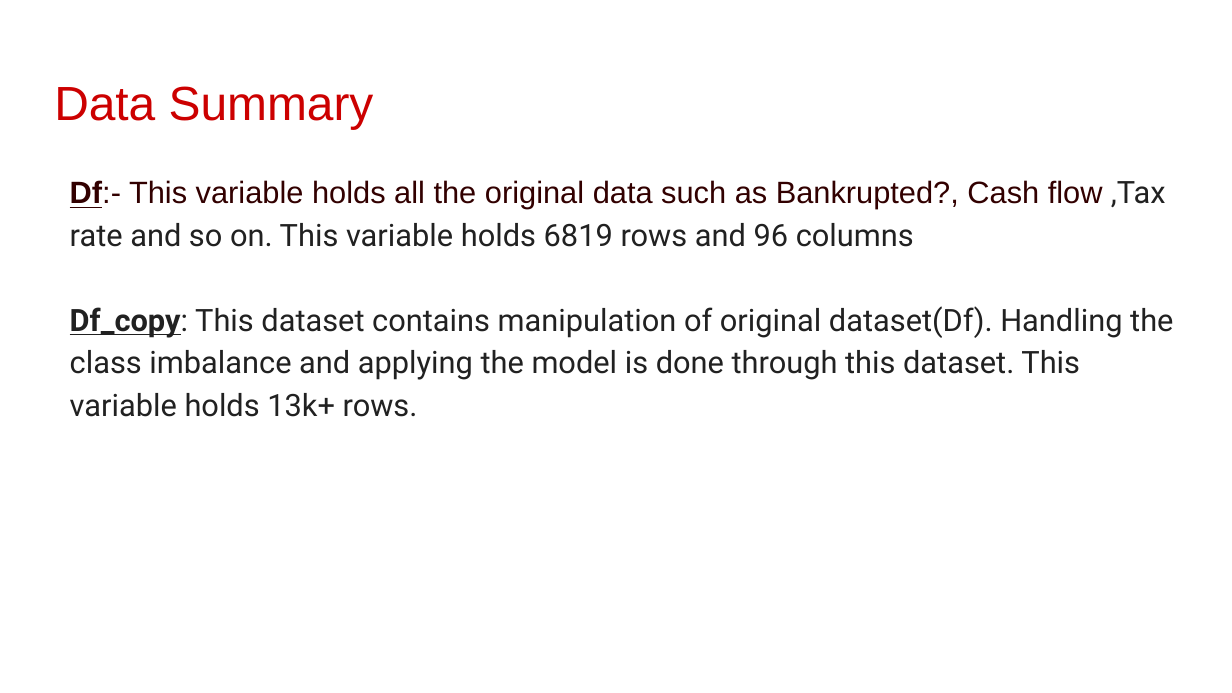
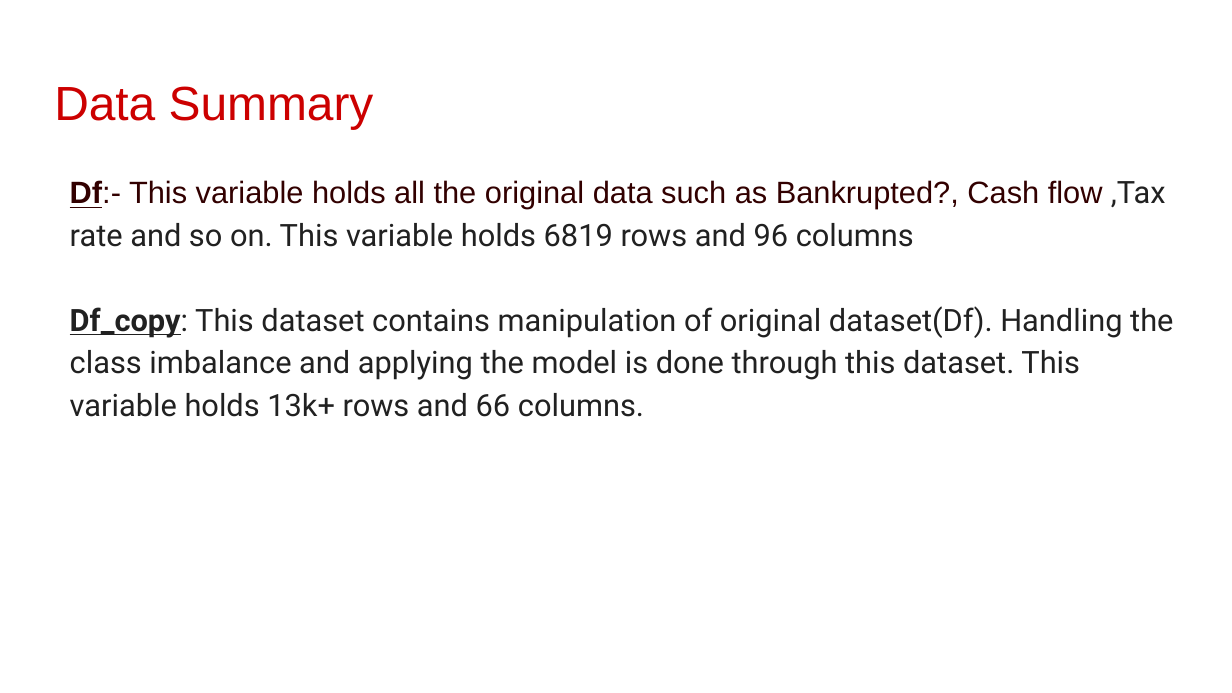
Before and after one commit to Thurab/Company_Bankruptcy_prediction_Classification_usecase, a slide deck: slide 5 of CapstoneProject_Company_Bankruptcy_prediction.pptx. Drawn at 1232x693 pixels with LibreOffice and Linux fonts; fonts in the diff are those of the drawing; background and template pictures are left out. Boxes give left, top, right and bottom in pixels: in the first picture for what was removed or moved away, otherwise in the second. Text is boxed around its words. In the diff, an @@ line names an element or a change of style, - is before the commit and + after.

```diff
--- a/CapstoneProject_Company_Bankruptcy_prediction.pptx
+++ b/CapstoneProject_Company_Bankruptcy_prediction.pptx
@@ text at [70,306,1173,417]: text changed @@
-Df_copy: This dataset contains manipulation of original dataset(Df). Handling the class imbalance and applying the model is done through this dataset. This variable holds 13k+ rows.
+Df_copy: This dataset contains manipulation of original dataset(Df). Handling the class imbalance and applying the model is done through this dataset. This variable holds 13k+ rows and 66 columns.
```
Also in this commit, not shown: 16 other slides changed, 6 slides added, 6 slides removed, 2 other files.
